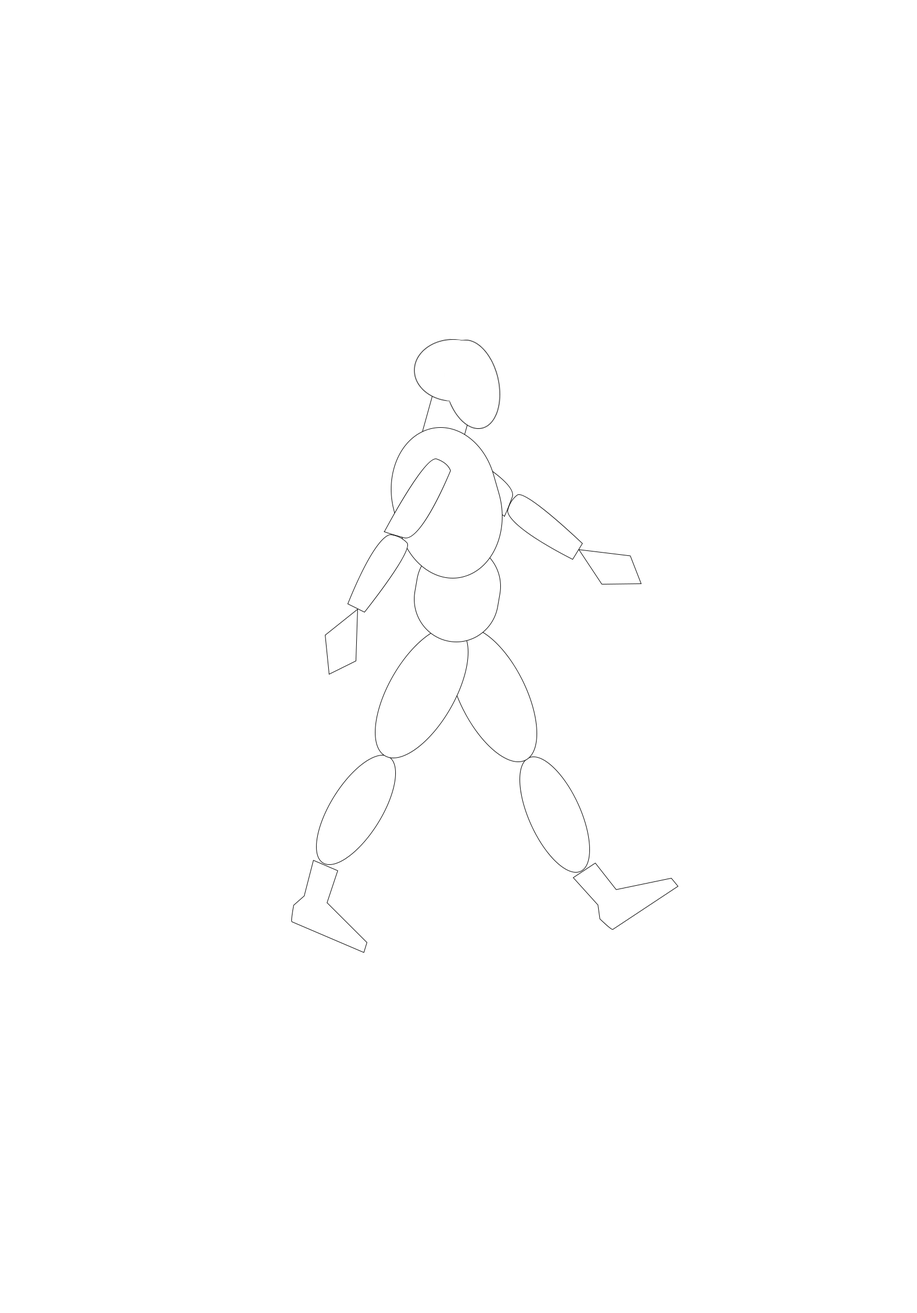
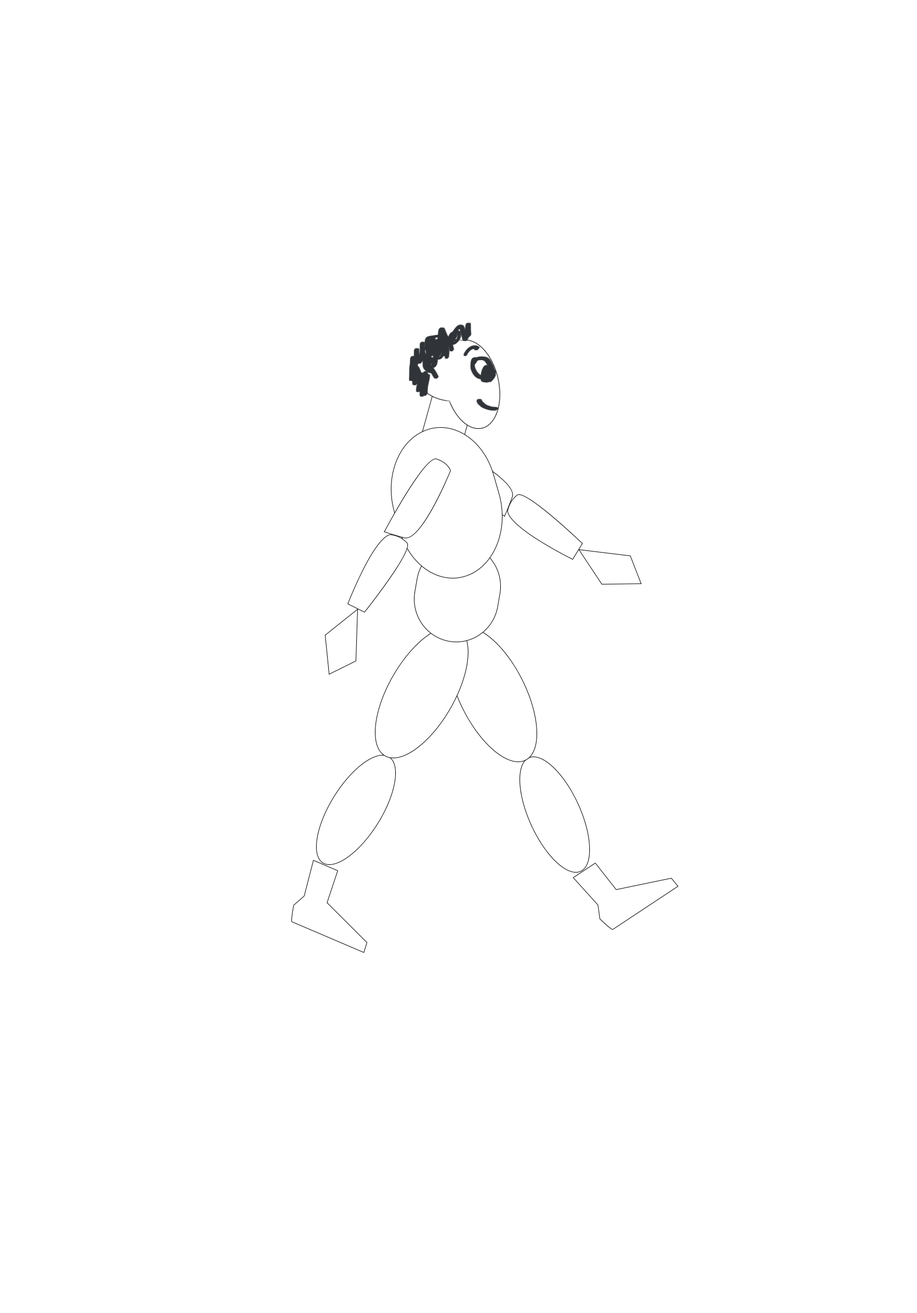
Revision of a layered (917, 1313) image; what changed, layer by layer:
painted on "L_Forearm" over <box>514,496,581,553</box>
painted on "L_Hand" over <box>579,551,587,562</box>
painted on "Head" over <box>408,322,499,411</box>
painted on "Right_Ankle" over <box>363,773,396,843</box>
